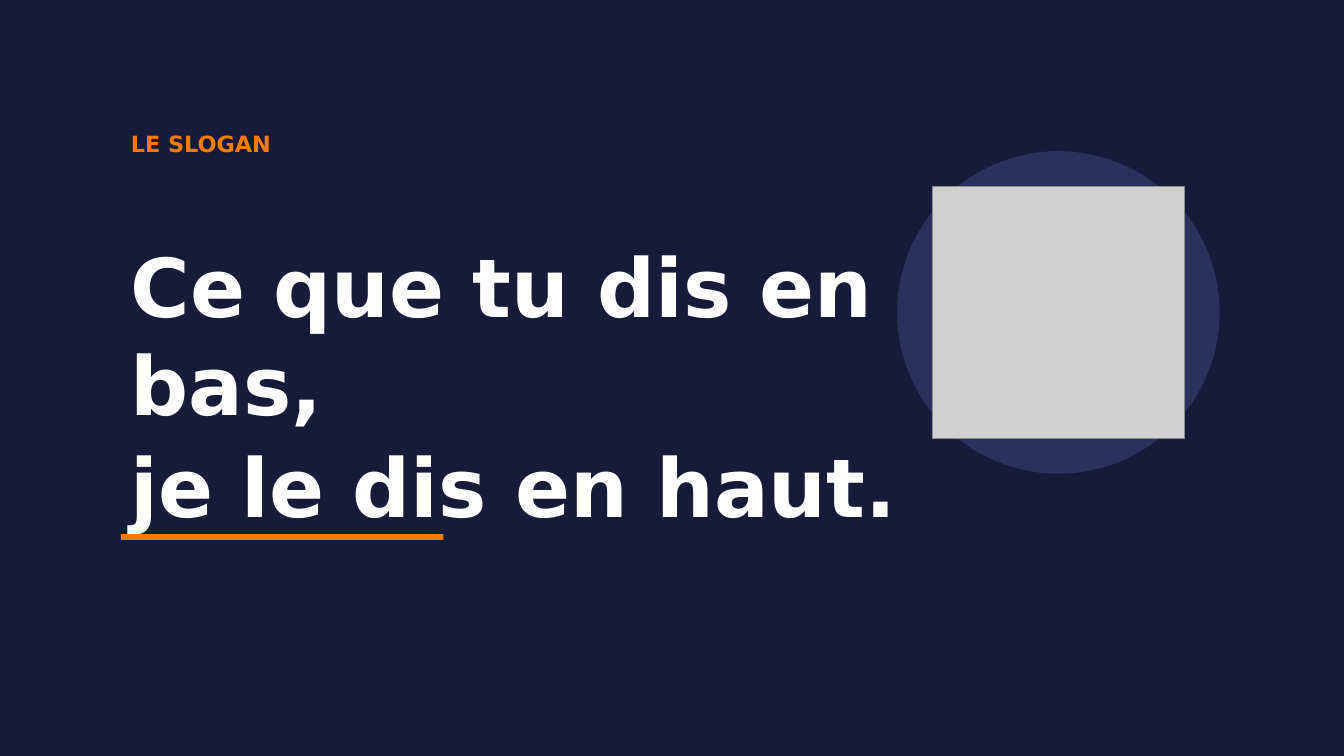
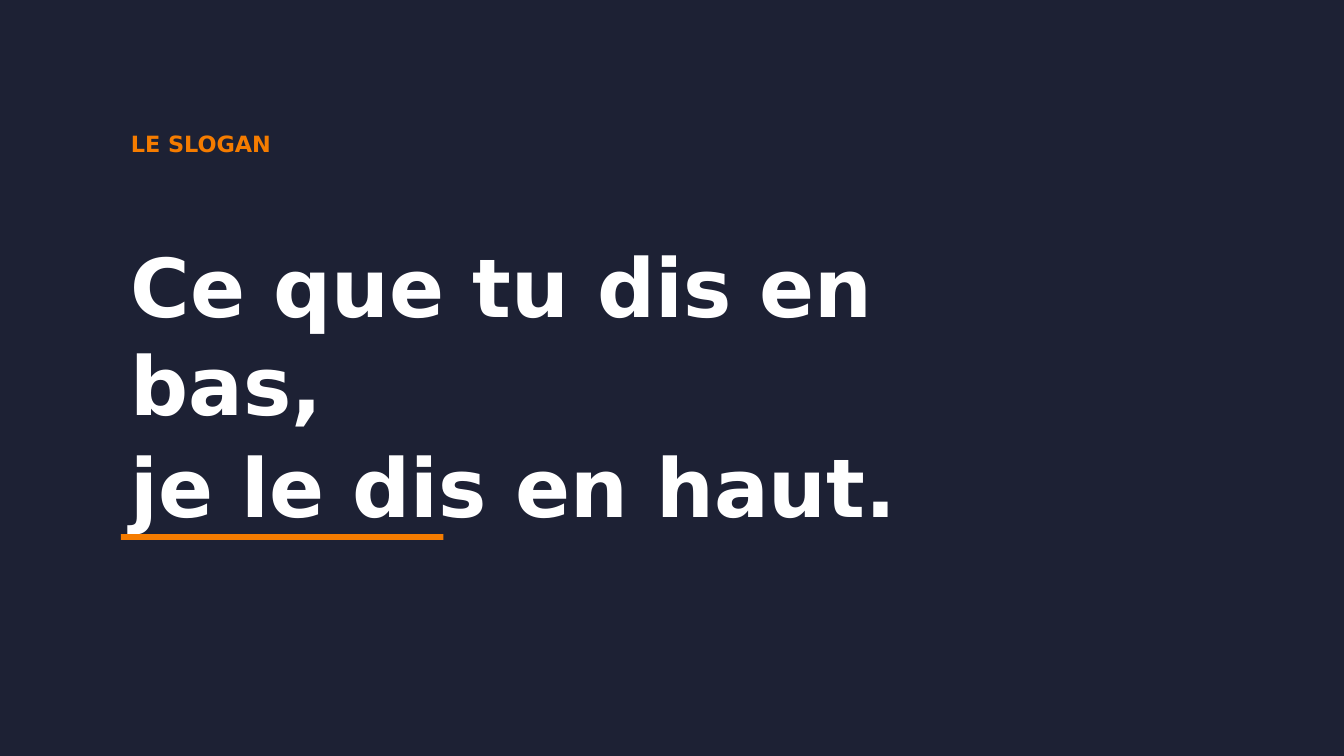
Before and after one commit to lucien-cmd/perso, a slide deck: slide 7 of campagne-delegue-lucien.pptx. Drawn at 1344x756 pixels with LibreOffice and Linux fonts; fonts in the diff are those of the drawing; grey boxes stand for pictures; background and template pictures are left out; a plain dark background stands for a picture behind light text. Boxes give left, top, right and bottom in pixels: in the first picture for what was removed or moved away, otherwise in the second. Text is boxed around its words. In the diff, an @@ line names an element or a change of style, - is before the commit and + after.

```diff
--- a/campagne-delegue-lucien.pptx
+++ b/campagne-delegue-lucien.pptx
@@ background #FFFFFF to picture (left out) @@
@@ rectangle at (0, 0, 1344, 756): fill #161B3A to #161B3A at 62% opacity @@
@@ ellipse removed at (897, 151, 1220, 474) @@
@@ picture removed at (933, 187, 1185, 439) @@
```
Also in this commit, not shown: 7 other slides changed, 1 other file.
